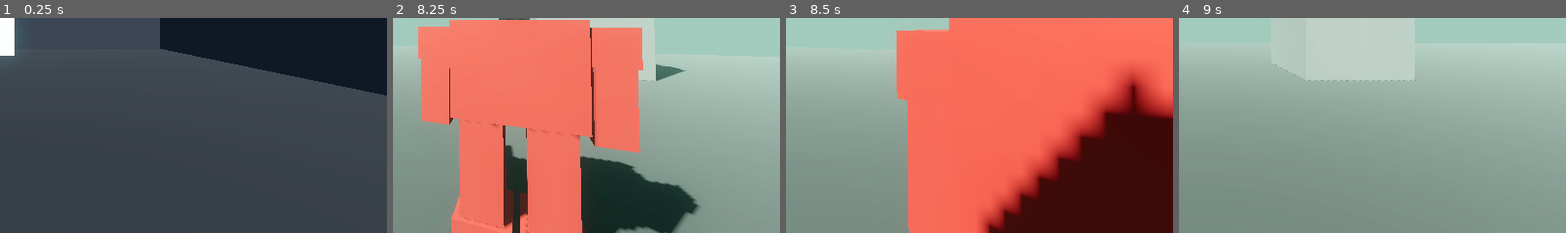
Above: before the commit, frames 1-4 (left to right).
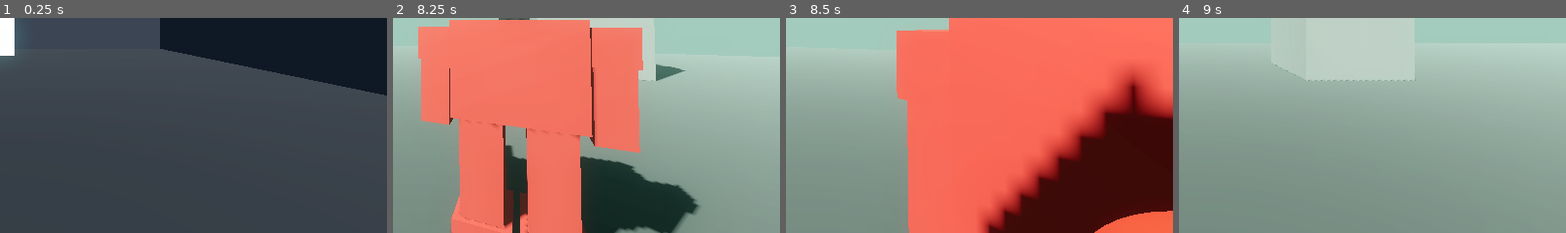
Above: after the commit, the same moments.

Repository: Shinigami92/ironhaul
Game: Godot game, scene res://scenes/main.tscn
The game is run twice, just before and just after one commit, with the same random seed, the same clock (stepped at 60 frames per second) and the same inputs.
Inputs (mouse positions are % of the whole screen's width and height, from its top left):
- Up to frame 1 (0.25 s): no input
- Up to frame 2 (8.25 s): tap Enter at 0.5 s; move the mouse to (49, 51) at 0.52 s; hold W (move_forward) 0.53-2.78 s; tap Shift (dodge) at 0.6, 5.1 s; click (49, 51) at 0.67 s; move the mouse to (57, 51) at 1.27 s; click (57, 51) at 1.35 s; move the mouse to (42, 48) at 2.02 s; right-click (42, 48) at 2.1 s; move the mouse to (51, 50) at 2.77 s; hold A (move_left) 2.78-3.53 s; tap E (interact) at 2.85, 7.35 s; click (51, 50) at 2.92 s; move the mouse to (46, 48) at 3.52 s; hold W (move_forward) 3.53-5.78 s; tap Alt at 3.6, 8.1 s; move the mouse to (55, 49) at 4.27 s; tap Ctrl at 4.35 s; move the mouse to (45, 50) at 5.02 s; click (45, 50) at 5.17 s; move the mouse to (52, 48) at 5.77 s; hold D (move_right) 5.78-6.53 s; click (52, 48) at 5.85 s; move the mouse to (49, 51) at 6.52 s; hold W (move_forward) from 6.53 s (still down); right-click (49, 51) at 6.6 s; move the mouse to (57, 51) at 7.27 s; click (57, 51) at 7.42 s; move the mouse to (42, 48) at 8.02 s
- Up to frame 3 (8.5 s): keep holding W (move_forward)
- Up to frame 4 (9 s): move the mouse to (51, 50) at 8.77 s; release W (move_forward) at 8.78 s; hold A (move_left) from 8.78 s (still down); tap Ctrl at 8.85 s
The pictures show only the part of the screen within x 50-100%, y 50-100%; the shares and areas given below are measured in that part.

Frames 1-2 are identical in both runs. In frame 3, 1.5% of the frame differs, in the area x 79-100%, y 89-100%; in frame 4, nothing differs.

Commit message:
feat: enemy fire VFX and shared shot-effect helper

Diff:
--- a/scripts/enemy/grunt.gd
+++ b/scripts/enemy/grunt.gd
@@ -2,6 +2,8 @@
 extends Mech
 
 enum AIState { PATROL, ENGAGE, RETREAT }
+
+const ENEMY_FIRE_COLOR: Color = Color(1.0, 0.35, 0.25)  # hot red
 
 @export var detection_range: float = 35.0
 @export var engage_range: float = 22.0
@@ -128,9 +130,15 @@
 	query.exclude = [get_rid()]
 	var hit := space.intersect_ray(query)
 	_attack_timer = attack_interval
-	if hit.is_empty():
-		return
-	var collider: Object = hit.get("collider")
+
+	var hit_pos: Vector3 = target
+	var collider: Object = null
+	if not hit.is_empty():
+		hit_pos = hit["position"]
+		collider = hit.get("collider")
+
+	WeaponVFX.spawn_shot_effects(self, hit_pos, not hit.is_empty(), ENEMY_FIRE_COLOR)
+
 	if collider == player and collider.has_method("take_damage"):
 		collider.take_damage(attack_damage)
 
--- a/scripts/mech/mech.gd
+++ b/scripts/mech/mech.gd
@@ -7,6 +7,11 @@
 signal overheated
 signal cooled
 signal died
+
+# Barrel offsets in mech-local space. Must stay in sync with
+# MechBuilder._add_arms, which places arm barrels at (±1.15, 2.0, 0.9).
+const BARREL_LOCAL_LEFT: Vector3 = Vector3(-1.15, 2.0, 0.9)
+const BARREL_LOCAL_RIGHT: Vector3 = Vector3(1.15, 2.0, 0.9)
 
 @export var max_health: float = 100.0
 @export var max_heat: float = 100.0
@@ -30,6 +35,7 @@
 var weapon: Node
 
 var _thrust_regen_delay: float = 0.0
+var _next_barrel_left: bool = true
 
 
 func _ready() -> void:
@@ -89,6 +95,13 @@
 	return not is_dead and not is_overheated
 
 
+func take_next_barrel_offset() -> Vector3:
+	# Alternates left/right each call so both arms visibly fire over a burst.
+	var offset := BARREL_LOCAL_LEFT if _next_barrel_left else BARREL_LOCAL_RIGHT
+	_next_barrel_left = not _next_barrel_left
+	return offset
+
+
 func consume_thrust(amount: float) -> bool:
 	# Attempting to thrust — successful or not — always resets the regen delay.
 	# Otherwise an empty tank regens while the button is still held, producing
--- a/scripts/mech/mech_weapon.gd
+++ b/scripts/mech/mech_weapon.gd
@@ -1,9 +1,4 @@
 extends Node
-
-# Barrel positions in the mech's local space — must stay in sync with
-# MechBuilder._add_arms, which places arm barrels at (±1.15, 2.0, 0.9).
-const BARREL_LOCAL_LEFT: Vector3 = Vector3(-1.15, 2.0, 0.9)
-const BARREL_LOCAL_RIGHT: Vector3 = Vector3(1.15, 2.0, 0.9)
 
 const PRIMARY_COLOR: Color = Color(1.0, 0.75, 0.3)  # warm orange
 const SECONDARY_COLOR: Color = Color(0.45, 0.8, 1.0)  # cold cyan
@@ -17,7 +12,6 @@
 
 var mech: Mech
 var _primary_cooldown: float = 0.0
-var _use_left_barrel: bool = true
 
 
 func _ready() -> void:
@@ -61,22 +55,7 @@
 		hit_pos = hit["position"]
 		collider = hit.get("collider")
 
-	_spawn_vfx(color, hit_pos, not hit.is_empty())
+	WeaponVFX.spawn_shot_effects(mech, hit_pos, not hit.is_empty(), color)
 
 	if collider != null and collider.has_method("take_damage"):
 		collider.take_damage(damage)
-
-
-func _spawn_vfx(color: Color, end_pos: Vector3, did_hit: bool) -> void:
-	# Alternate barrels each shot so both arms feel active.
-	var barrel_local := BARREL_LOCAL_LEFT if _use_left_barrel else BARREL_LOCAL_RIGHT
-	_use_left_barrel = not _use_left_barrel
-	var barrel_world := mech.to_global(barrel_local)
-
-	var world_root := mech.get_tree().current_scene
-	if world_root == null:
-		return
-	WeaponVFX.spawn_muzzle_flash(world_root, barrel_world, color)
-	WeaponVFX.spawn_tracer(world_root, barrel_world, end_pos, color)
-	if did_hit:
-		WeaponVFX.spawn_impact(world_root, end_pos, color)
--- a/scripts/mech/weapon_vfx.gd
+++ b/scripts/mech/weapon_vfx.gd
@@ -11,6 +11,21 @@
 const TRACER_RADIUS: float = 0.03
 const MUZZLE_RADIUS: float = 0.25
 const IMPACT_RADIUS: float = 0.3
+
+
+# High-level helper: spawns muzzle + tracer (+ impact when the ray connected)
+# for a single shot fired from `shooter`. Barrels alternate left/right per call.
+static func spawn_shot_effects(
+	shooter: Mech, end_pos: Vector3, did_hit: bool, color: Color
+) -> void:
+	var world := shooter.get_tree().current_scene
+	if world == null:
+		return
+	var barrel_world := shooter.to_global(shooter.take_next_barrel_offset())
+	spawn_muzzle_flash(world, barrel_world, color)
+	spawn_tracer(world, barrel_world, end_pos, color)
+	if did_hit:
+		spawn_impact(world, end_pos, color)
 
 
 static func spawn_tracer(world: Node, from_pos: Vector3, to_pos: Vector3, color: Color) -> void:
--- /dev/null
+++ b/tests/unit/test_mech_barrels.gd
@@ -0,0 +1,21 @@
+extends GutTest
+
+var mech: Mech
+
+
+func before_each() -> void:
+	mech = Mech.new()
+	mech.is_enemy = true
+	add_child_autofree(mech)
+
+
+func test_first_barrel_is_left() -> void:
+	assert_eq(mech.take_next_barrel_offset(), Mech.BARREL_LOCAL_LEFT)
+
+
+func test_barrel_offsets_alternate() -> void:
+	var first := mech.take_next_barrel_offset()
+	var second := mech.take_next_barrel_offset()
+	var third := mech.take_next_barrel_offset()
+	assert_ne(first, second)
+	assert_eq(first, third)
Not shown, added: tests/unit/test_mech_barrels.gd.uid
